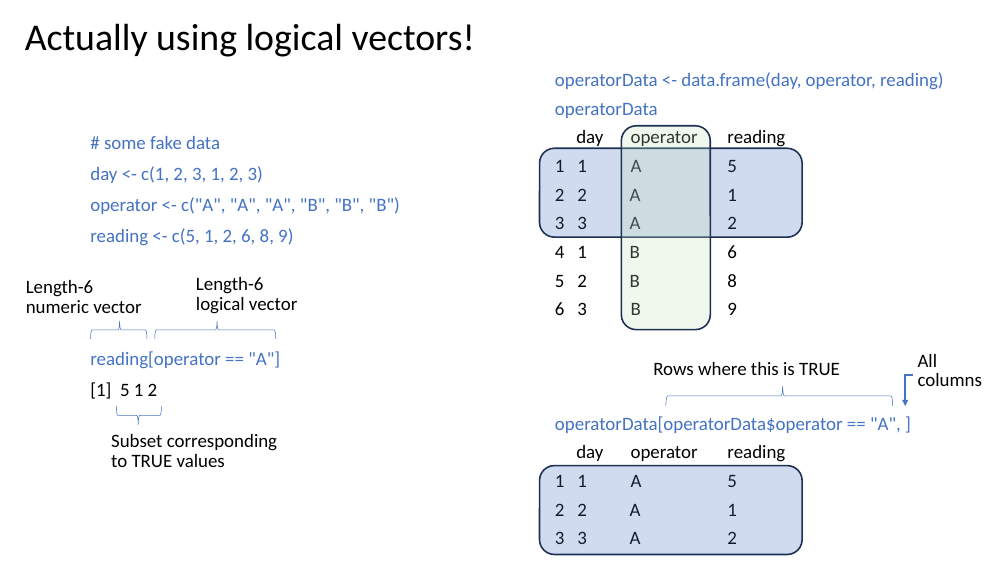
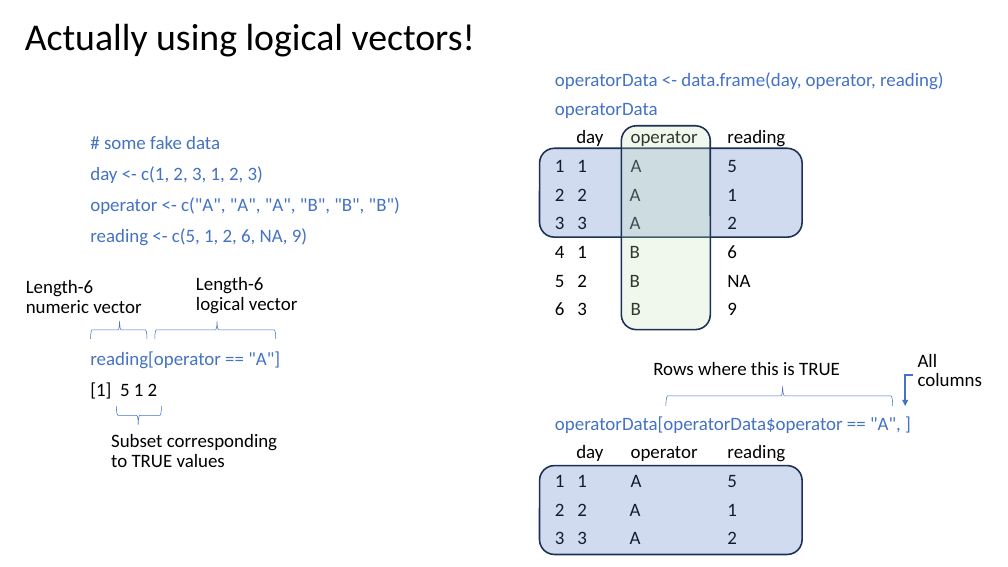
Before and after one commit to justinpriest/ADFG_R_Intro_Workshop, a slide deck: slide 22 of presentations/4 - Programming Basics 2 - Under the Hood.pptx. Drawn at 1008x567 pixels with LibreOffice and Linux fonts; fonts in the diff are those of the drawing. Boxes give left, top, right and bottom in pixels: in the first picture for what was removed or moved away, otherwise in the second. Text is boxed around its words. In the diff, an @@ line names an element or a change of style, - is before the commit and + after.

```diff
--- a/presentations/4 - Programming Basics 2 - Under the Hood.pptx
+++ b/presentations/4 - Programming Basics 2 - Under the Hood.pptx
@@ text at (90, 228, 307, 246): text changed @@
-reading <- c(5, 1, 2, 6, 8, 9)
+reading <- c(5, 1, 2, 6, NA, 9)
@@ text at (555, 274, 750, 287): text changed @@
-5 2 B 8
+5 2 B NA
```
Also in this commit, not shown: 9 other slides changed, 1 slide added, 1 slide removed, 5 other files.
